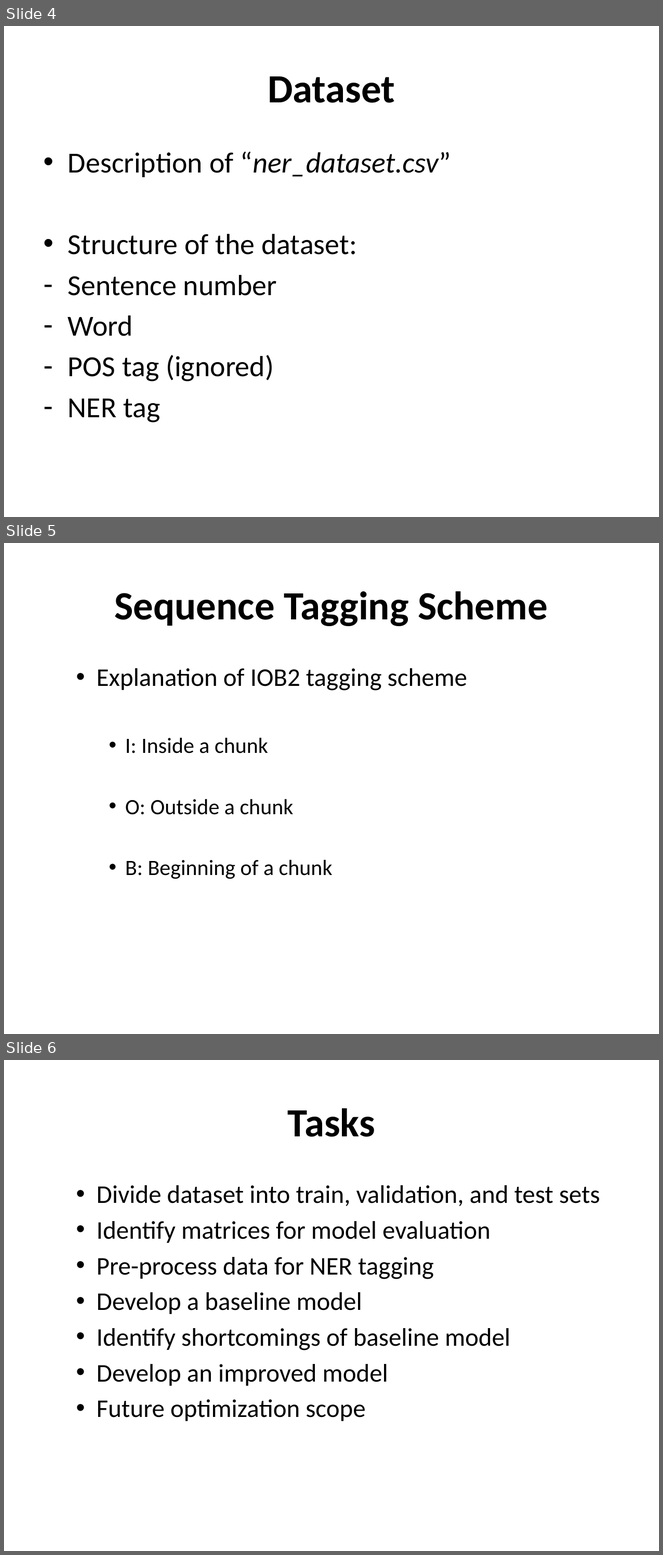
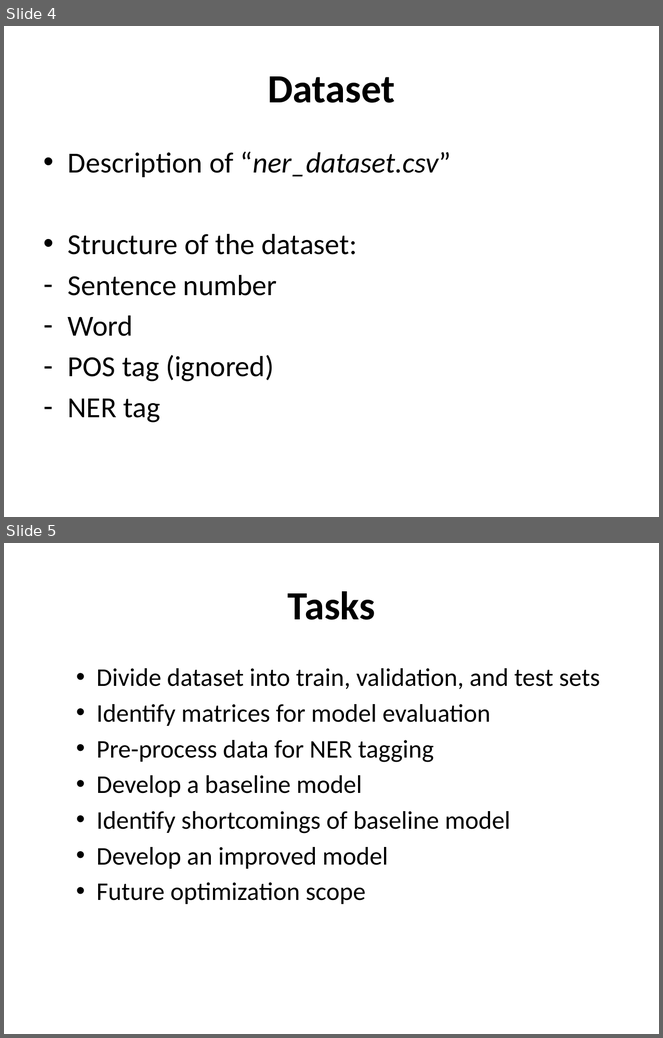
Before and after one commit to rahulbhoyar1995/NER-Case-Study, a slide deck: ner_presentation.pptx. Shown one above the other, each under a label of ours: slides 4, 5 and 6 before the commit, slides 4 and 5 after it. The pictures are 663x1555 and 663x1038 pixels, drawn with LibreOffice and Linux fonts; fonts in the diff are those of the drawing. Boxes give left, top, right and bottom in pixels: in the first picture for what was removed or moved away, otherwise in the second. Text is boxed around its words. In the diff, an @@ line names an element or a change of style, - is before the commit and + after.

```diff
--- a/ner_presentation.pptx
+++ b/ner_presentation.pptx
@@ slide 5 removed at (4, 543, 659, 1034), background #FFFFFF @@
@@ title removed at (114, 591, 548, 626) @@
-Sequence Tagging Scheme
@@ text removed at (97, 668, 467, 879) @@
-  • Explanation of IOB2 tagging scheme
-    • I: Inside a chunk
-    • O: Outside a chunk
-    • B: Beginning of a chunk
@@ what was slide 6 is now slide 5 @@
```
Also in this commit, not shown: 3 slides changed, 9 slides added, 6 other slides removed.
